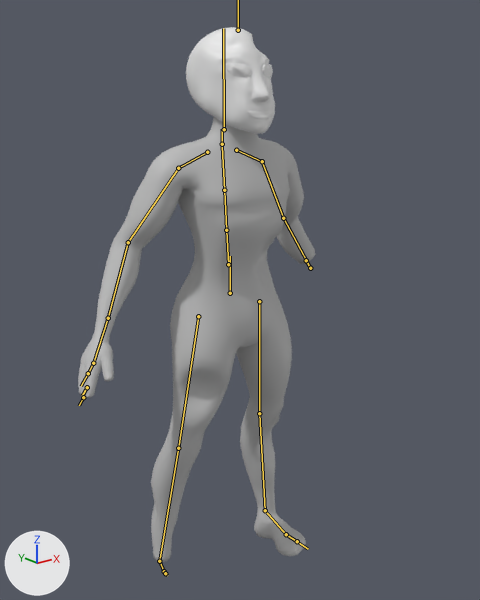
Renders of the FBX model Assets/Animations/ZombieAttack.fbx from each side of a commit.
Rendered twice from a camera (50 mm lens) standing at (-10.76, -13.88, 14.58) and looking at (0.01, -0.43, 9.2). Every picture has the same lights, and +X, +Y and +Z are marked at lower left. The bones that bend it are drawn over the model as lines.

Names of what the first picture shows: 'body'.
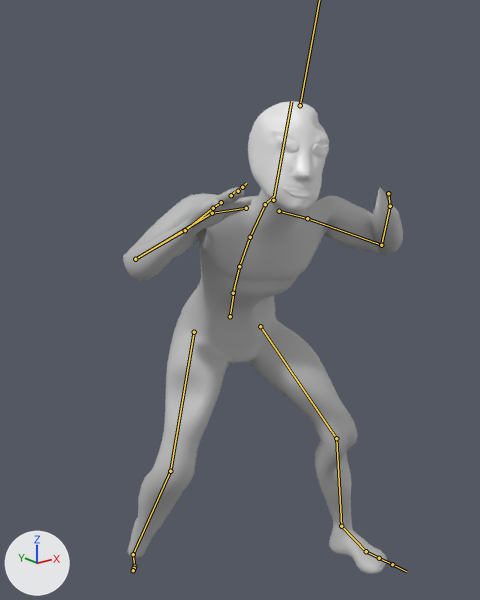
The newer file adds an action. The first version stands in its rest pose; the second is drawn at frame 25 of the action 'Armature|Armature|mixamo.com|Layer0'.

Location of each change, [x1, y1, x2, y2] in pixels of the pictures (480 x 600 px):
'body', posed (18% wider, 12% shorter): before [78, 27, 316, 562]; after [123, 101, 403, 574]
bone 'mixamorig:Hips', root to tip: before (230, 293) to (230, 256); after (230, 316) to (234, 287)
bone 'mixamorig:Spine', root to tip: before (228, 264) to (226, 230); after (233, 293) to (239, 266)
bone 'mixamorig:Spine1', root to tip: before (226, 230) to (224, 190); after (239, 266) to (250, 237)
bone 'mixamorig:Spine2', root to tip: before (224, 190) to (222, 146); after (250, 237) to (264, 206)
bone 'mixamorig:Neck', root to tip: before (222, 144) to (222, 129); after (265, 204) to (273, 196)
bone 'mixamorig:Head', root to tip: before (224, 129) to (223, 28); after (273, 200) to (291, 101)
bone 'mixamorig:LeftShoulder', root to tip: before (236, 150) to (262, 161); after (279, 211) to (307, 218)
bone 'mixamorig:LeftArm', root to tip: before (262, 161) to (283, 218); after (307, 218) to (381, 245)
bone 'mixamorig:LeftForeArm', root to tip: before (283, 218) to (310, 268); after (381, 245) to (390, 206)
bone 'mixamorig:LeftHand', root to tip: before (310, 268) to (306, 260); after (390, 206) to (388, 193)
bone 'mixamorig:LeftHandIndex1', root to tip: before (306, 260) to (306, 260); after (388, 193) to (388, 193)
bone 'mixamorig:RightShoulder', root to tip: before (207, 152) to (178, 168); after (246, 208) to (212, 213)
bone 'mixamorig:RightArm', root to tip: before (178, 168) to (128, 242); after (212, 213) to (135, 259)
bone 'mixamorig:RightForeArm', root to tip: before (128, 242) to (108, 318); after (135, 259) to (185, 230)
bone 'mixamorig:RightHand', root to tip: before (108, 318) to (93, 363); after (185, 230) to (213, 208)
bone 'mixamorig:RightHandIndex1', root to tip: before (93, 363) to (88, 373); after (213, 208) to (221, 202)
bone 'mixamorig:RightHandIndex2', root to tip: before (88, 373) to (81, 386); after (221, 202) to (219, 200)
bone 'mixamorig:RightHandIndex3', root to tip: before (87, 387) to (82, 396); after (231, 195) to (235, 191)
bone 'mixamorig:LeftUpLeg', root to tip: before (259, 301) to (259, 413); after (260, 326) to (336, 438)
bone 'mixamorig:LeftLeg', root to tip: before (259, 413) to (265, 510); after (336, 438) to (341, 526)
bone 'mixamorig:LeftFoot', root to tip: before (265, 510) to (286, 534); after (341, 526) to (366, 551)
bone 'mixamorig:RightUpLeg', root to tip: before (198, 316) to (178, 448); after (194, 332) to (170, 471)
bone 'mixamorig:RightLeg', root to tip: before (178, 448) to (159, 561); after (170, 471) to (133, 554)

The change in detail:
Bone 'mixamorig:Hips' (bone_mixamorig_hips) moves from (0.0, 0.0, 0.0) to (65.0, -105.0, -85.0).
Bone 'mixamorig:Hips' (bone_mixamorig_hips) turns from (0, 0, 0) to (19, -18, -2) degrees about its own x, y and z.
Bone 'mixamorig:Spine' (bone_mixamorig_spine) turns from (0, 0, 0) to (8, -1, -3) degrees about its own x, y and z.
Bone 'mixamorig:Spine1' (bone_mixamorig_spine1) turns from (0, 0, 0) to (6, 0, -2) degrees about its own x, y and z.
Bone 'mixamorig:Spine2' (bone_mixamorig_spine2) turns from (0, 0, 0) to (6, 0, -2) degrees about its own x, y and z.
Bone 'mixamorig:Neck' (bone_mixamorig_neck) turns from (0, 0, 0) to (8, 1, -10) degrees about its own x, y and z.
Bone 'mixamorig:Head' (bone_mixamorig_head) turns from (0, 0, 0) to (-46, -4, 12) degrees about its own x, y and z.
Bone 'mixamorig:LeftShoulder' (bone_mixamorig_leftshoulder) turns from (0, 0, 0) to (-10, 1, 1) degrees about its own x, y and z.
Bone 'mixamorig:LeftArm' (bone_mixamorig_leftarm) turns from (0, 0, 0) to (-70, -37, 77) degrees about its own x, y and z.
Bone 'mixamorig:LeftForeArm' (bone_mixamorig_leftforearm) turns from (0, 0, 0) to (-20, 25, 85) degrees about its own x, y and z.
Bone 'mixamorig:LeftHand' (bone_mixamorig_lefthand) turns from (0, 0, 0) to (-50, 46, 153) degrees about its own x, y and z.
Bone 'mixamorig:LeftHandIndex1' (bone_mixamorig_lefthandindex1) turns from (0, 0, 0) to (-116, 4, -2) degrees about its own x, y and z.
Bone 'mixamorig:RightShoulder' (bone_mixamorig_rightshoulder) turns from (0, 0, 0) to (-13, -6, -11) degrees about its own x, y and z.
Bone 'mixamorig:RightArm' (bone_mixamorig_rightarm) turns from (0, 0, 0) to (-11, 55, -24) degrees about its own x, y and z.
Bone 'mixamorig:RightForeArm' (bone_mixamorig_rightforearm) turns from (0, 0, 0) to (-9, -23, -110) degrees about its own x, y and z.
Bone 'mixamorig:RightHand' (bone_mixamorig_righthand) turns from (0, 0, 0) to (-5, -12, 3) degrees about its own x, y and z.
Bone 'mixamorig:RightHandIndex1' (bone_mixamorig_righthandindex1) turns from (0, 0, 0) to (-25, -1, -2) degrees about its own x, y and z.
Bone 'mixamorig:RightHandIndex2' (bone_mixamorig_righthandindex2) turns from (0, 0, 0) to (47, -1, 1) degrees about its own x, y and z.
Bone 'mixamorig:RightHandIndex3' (bone_mixamorig_righthandindex3) turns from (0, 0, 0) to (-28, 1, -1) degrees about its own x, y and z.
Bone 'mixamorig:LeftUpLeg' (bone_mixamorig_leftupleg) turns from (0, 0, 0) to (63, -24, -1) degrees about its own x, y and z.
Bone 'mixamorig:LeftLeg' (bone_mixamorig_leftleg) turns from (0, 0, 0) to (-52, 3, -1) degrees about its own x, y and z.
Bone 'mixamorig:LeftFoot' (bone_mixamorig_leftfoot) turns from (0, 0, 0) to (4, -7, -1) degrees about its own x, y and z.
Bone 'mixamorig:RightUpLeg' (bone_mixamorig_rightupleg) turns from (0, 0, 0) to (52, 14, -2) degrees about its own x, y and z.
Bone 'mixamorig:RightLeg' (bone_mixamorig_rightleg) turns from (0, 0, 0) to (-49, 2, -4) degrees about its own x, y and z.
